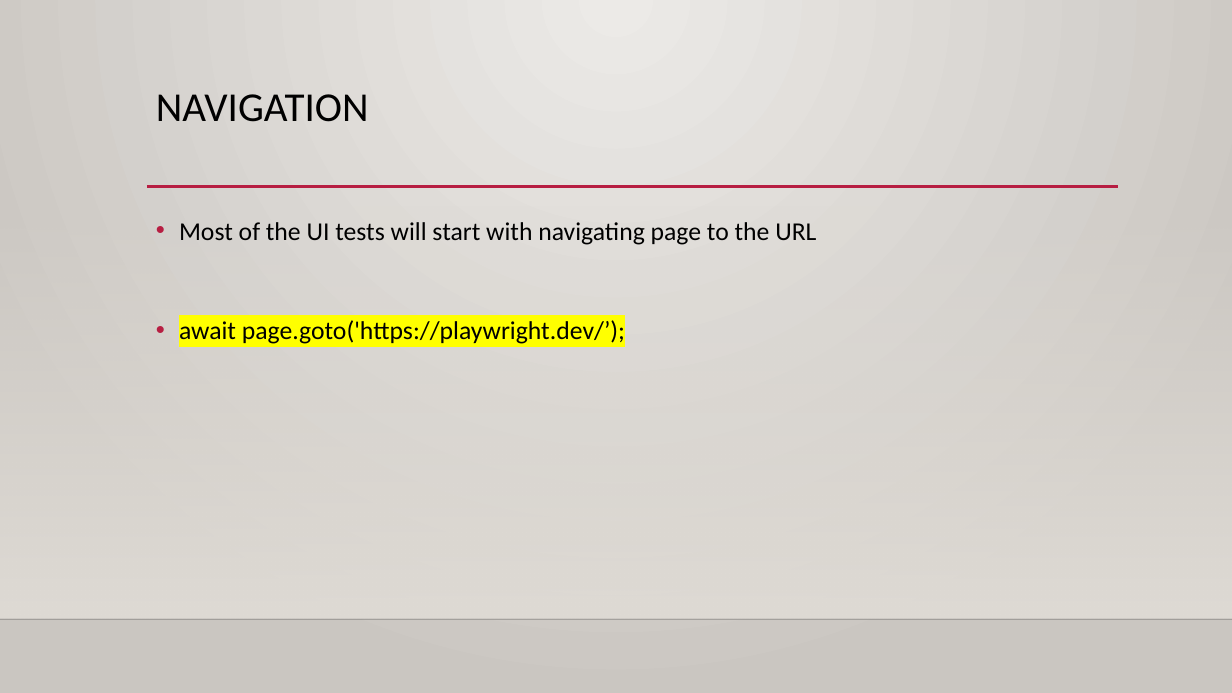
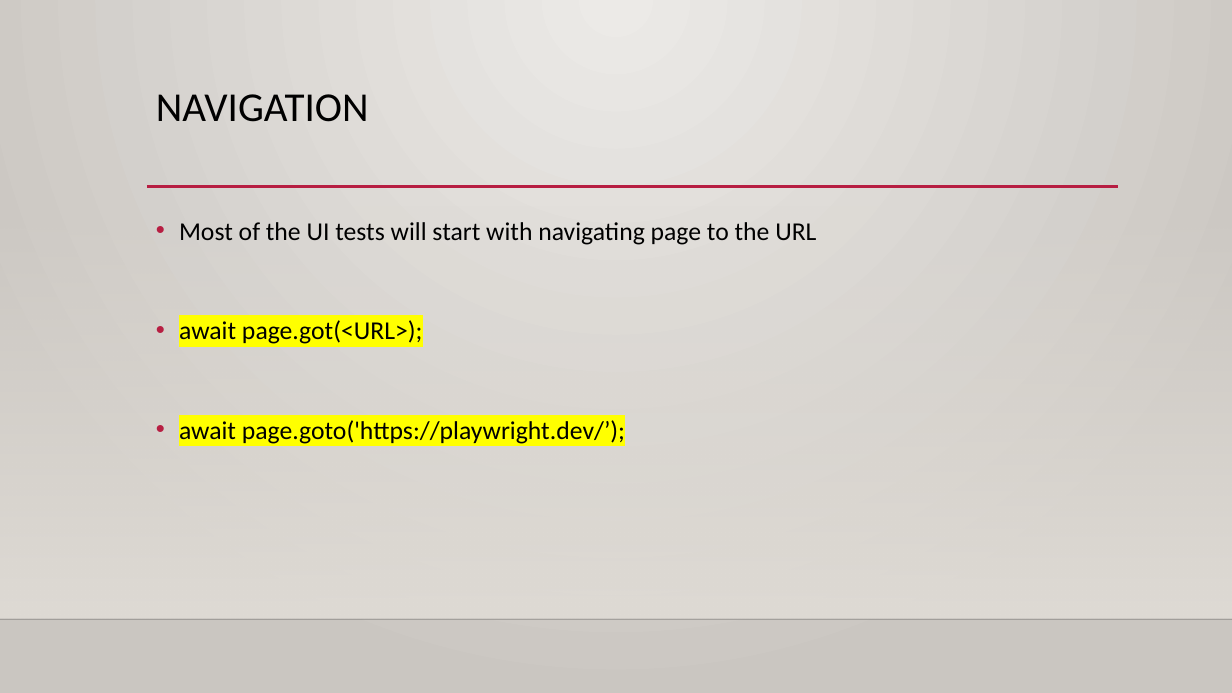
Before and after one commit to satmaramani/playwright, a slide deck: slide 36 of Playwright Automation training PPT.pptx. Drawn at 1232x693 pixels with LibreOffice and Linux fonts; fonts in the diff are those of the drawing; background and template pictures are left out. Boxes give left, top, right and bottom in pixels: in the first picture for what was removed or moved away, otherwise in the second. Text is boxed around its words. In the diff, an @@ line names an element or a change of style, - is before the commit and + after.

```diff
--- a/Playwright Automation training PPT.pptx
+++ b/Playwright Automation training PPT.pptx
@@ text at [179, 320, 423, 344]: paragraph added @@
+• await page.got(<URL>);
```
Also in this commit, not shown: 15 other slides changed, 5 other files.
